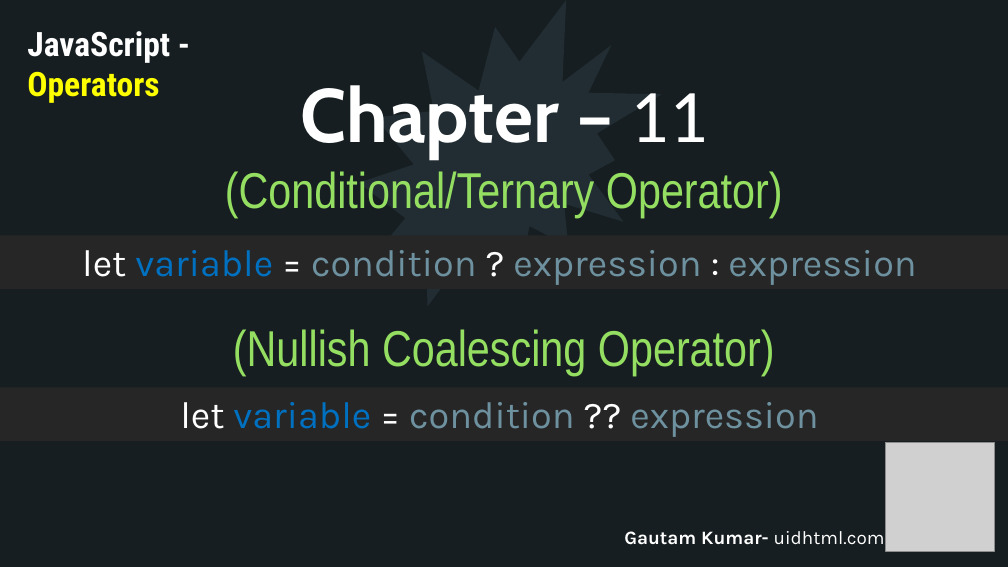
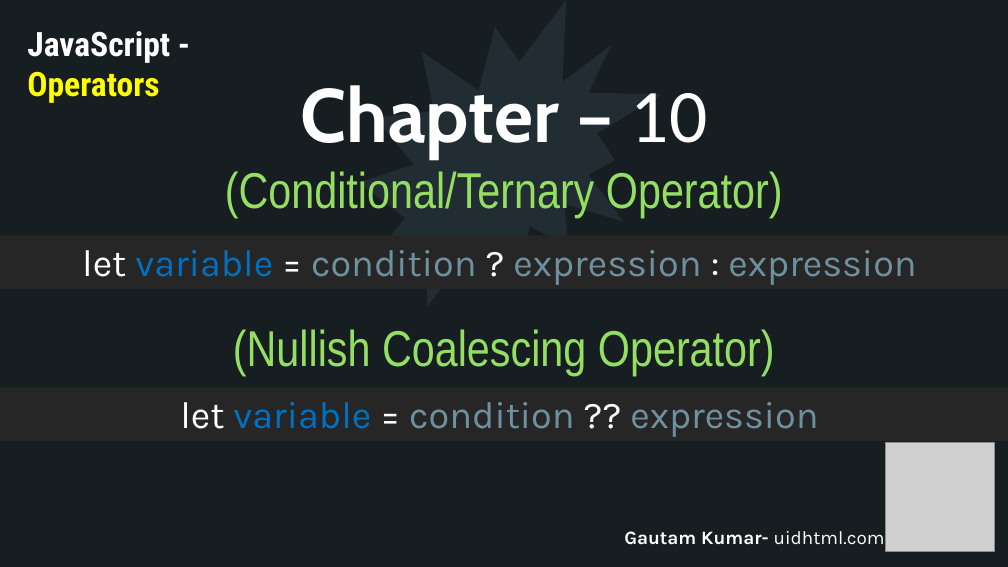
Before and after one commit to uidhtml/javascript-tutorials, a slide deck: slide 35 of Javascript Tutorials.pptx. Drawn at 1008x567 pixels with LibreOffice and Linux fonts; fonts in the diff are those of the drawing; grey boxes stand for pictures. Boxes give left, top, right and bottom in pixels: in the first picture for what was removed or moved away, otherwise in the second. Text is boxed around its words. In the diff, an @@ line names an element or a change of style, - is before the commit and + after.

Commit message:
Updated till 10th chapter

```diff
--- a/Javascript Tutorials.pptx
+++ b/Javascript Tutorials.pptx
@@ title at box(225, 85, 783, 218): text changed @@
-Chapter – 11
-(Conditional/Ternary Operator)
+Chapter – 10
+(Conditional/Ternary Operator)
```
Also in this commit, not shown: 3 other slides changed, 1 other file.
